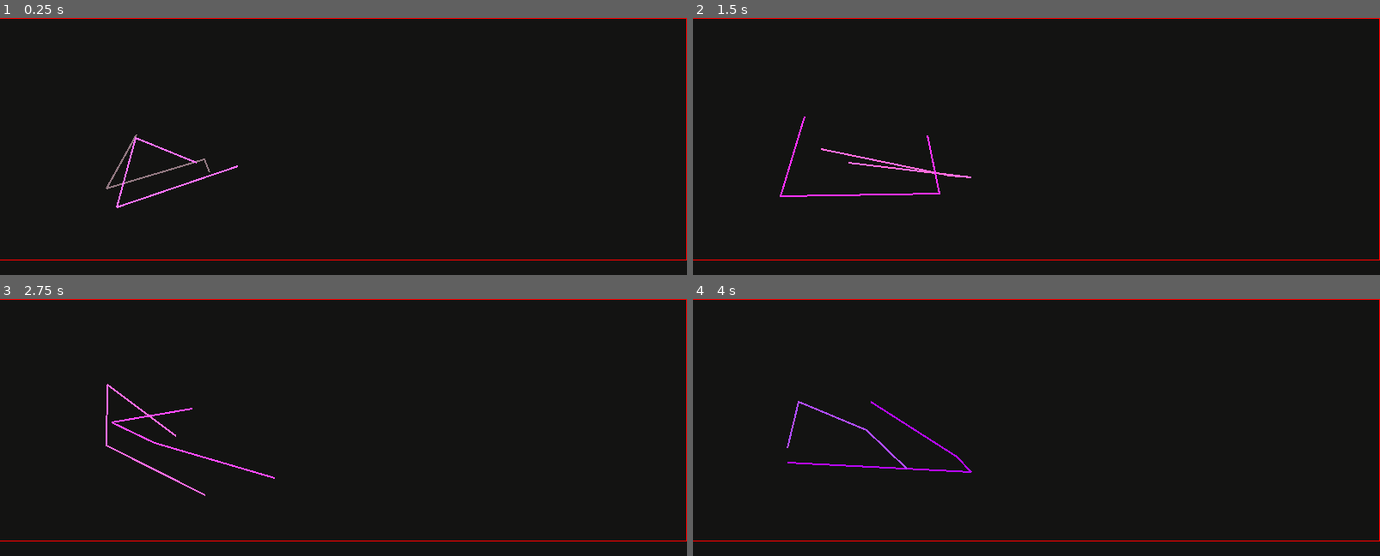
Above: before the commit, frames 1-4 (two rows, left to right).
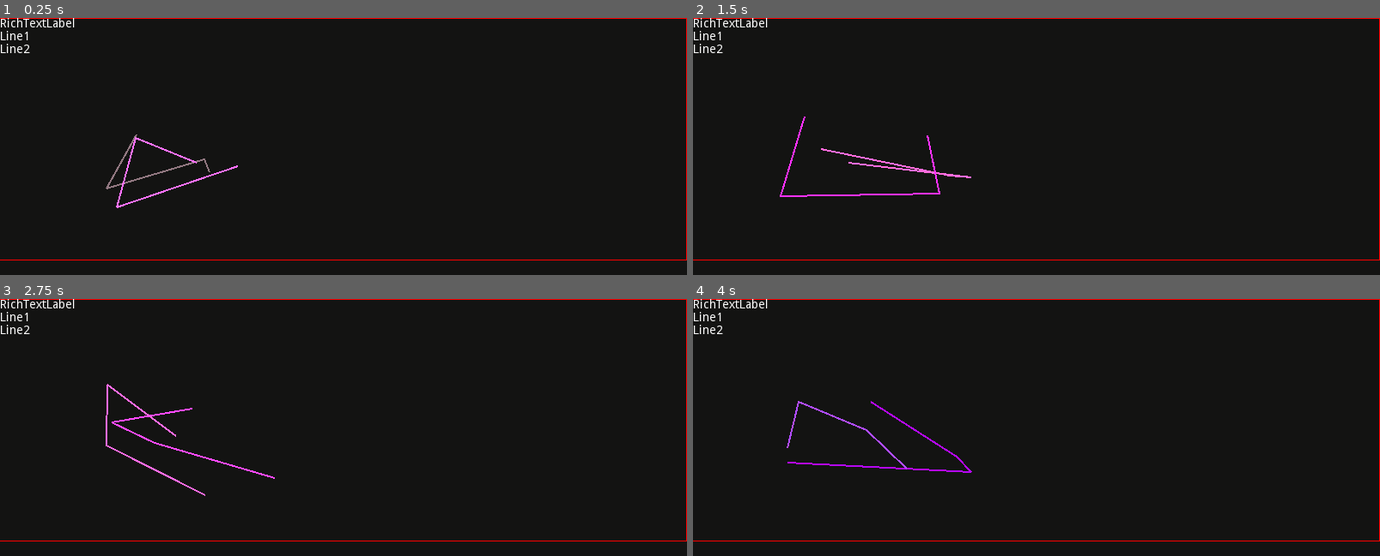
Above: after the commit, the same moments.

Repository: sustainablelab/draw-line
Game: Godot game, scene res://src/Main.tscn
Two runs of this game, one before a commit and one after it. Both use one fixed random seed, a clock stepped at 60 frames per second and the inputs below.
Inputs:
- Up to frame 1 (0.25 s): no input
- Up to frame 2 (1.5 s): tap Enter at 0.5 s
- Up to frame 3 (2.75 s): no input
- Up to frame 4 (4 s): no input

The runs differ from the first frame. In frame 1, 0.3% of the frame differs, in the area x 0-11%, y 0-14%; in frame 2, 0.3%; in frame 3, 0.3%; in frame 4, 0.3%.

Commit message:
Modify Scene Tree for text overlay

Diff:
--- a/src/Main.gd
+++ b/src/Main.gd
@@ -1,11 +1,12 @@
-extends VBoxContainer
+extends MarginContainer
 
 
 onready var global_lines := Node2D.new() # Parent node to hold all lines
 
-onready var KeyPress = get_node("KeyPress")
-onready var Placeholder = get_node("PlotArea/Placeholder")
-onready var PlotArea = get_node("PlotArea")
+onready var App:         VBoxContainer   = get_node("App")
+onready var PlotArea:    MarginContainer = get_node("App/PlotArea")
+onready var Placeholder: ReferenceRect   = get_node("App/PlotArea/Placeholder")
+onready var KeyPress:    Label           = get_node("App/KeyPress")
 
 onready var myu : Node = preload("res://src/MyUtilities.tscn").instance()
 
@@ -37,7 +38,17 @@
 	## Use Placeholder to visualize PlotArea
 	Placeholder.editor_only = false
 
+	# ---< DEBUG >---
+	# Print the final Scene Tree
 	print_tree()
+	# Report new sizes and positions AFTER containers do their work
+	myu.report_size_and_position(self)
+	var _ret # throwaway value returned by connect()
+	_ret = App.connect("resized",         self, "_on_App_resized")
+	_ret = PlotArea.connect("resized",    self, "_on_PlotArea_resized")
+	_ret = Placeholder.connect("resized", self, "_on_Placeholder_resized")
+	_ret = KeyPress.connect("resized",    self, "_on_KeyPress_resized")
+
 
 func _input(event) -> void:
 	if event is InputEventKey:
@@ -67,7 +78,7 @@
 
 	## Make new lines
 	global_lines = Node2D.new()
-	add_child(global_lines)
+	PlotArea.add_child(global_lines)
 
 	var lines : Array = []
 	for i in range(2):
@@ -86,3 +97,13 @@
 	var line = Line2D.new()
 	line.width = 2
 	return line
+
+
+func _on_App_resized():
+	myu.report_size_and_position(App)
+func _on_PlotArea_resized():
+	myu.report_size_and_position(PlotArea)
+func _on_Placeholder_resized():
+	myu.report_size_and_position(Placeholder)
+func _on_KeyPress_resized():
+	myu.report_size_and_position(KeyPress)
--- a/src/Main.tscn
+++ b/src/Main.tscn
@@ -4,18 +4,27 @@
 [ext_resource path="res://src/KeyPress.tscn" type="PackedScene" id=2]
 [ext_resource path="res://assets/debug_theme.tres" type="Theme" id=3]
 
-[node name="Main" type="VBoxContainer"]
+[node name="Main" type="MarginContainer"]
 theme = ExtResource( 3 )
 script = ExtResource( 1 )
 __meta__ = {
 "_edit_use_anchors_": false
 }
 
-[node name="PlotArea" type="MarginContainer" parent="."]
+[node name="App" type="VBoxContainer" parent="."]
+margin_bottom = 22.0
 
-[node name="Placeholder" type="ReferenceRect" parent="PlotArea"]
+[node name="PlotArea" type="MarginContainer" parent="App"]
 
-[node name="KeyPress" parent="." instance=ExtResource( 2 )]
+[node name="Placeholder" type="ReferenceRect" parent="App/PlotArea"]
+
+[node name="KeyPress" parent="App" instance=ExtResource( 2 )]
 margin_top = 4.0
 margin_bottom = 18.0
 size_flags_vertical = 1
+
+[node name="RichTextLabel" type="RichTextLabel" parent="."]
+margin_bottom = 22.0
+text = "RichTextLabel
+Line1
+Line2"
--- a/src/MyUtilities.gd
+++ b/src/MyUtilities.gd
@@ -1,4 +1,5 @@
 extends Node
+
 
 ## \brief Print a log msg to stdout
 ##
@@ -11,3 +12,28 @@
 		"filename":scene,
 		"msg":msg
 		}))
+
+
+## \brief Print the size and position of a Control Node to stdout
+##
+## Example: "@LOG(res://src/Main.tscn): Main size:(800, 300) position: (0, 0)"
+##
+## \param control: The Control node to report on.
+func report_size_and_position(control : Control) -> void:
+
+	## Get the name of this control node
+	var path = NodePath(control.get_path())
+	var name : String = path.get_name(path.get_name_count()-1)
+
+	## Get the global size and position of this control node
+	var rect = control.get_global_rect()
+
+	### Report its size and position
+	var size: String
+	var pos:  String
+	var msg:  String
+
+	size = String(rect.size)
+	pos = String(rect.position)
+	msg = "{n} size:{s} position: {p}".format({"n":name,"s":size,"p":pos})
+	log_to_stdout(filename, msg)
Not shown, changed: doc/README.md
